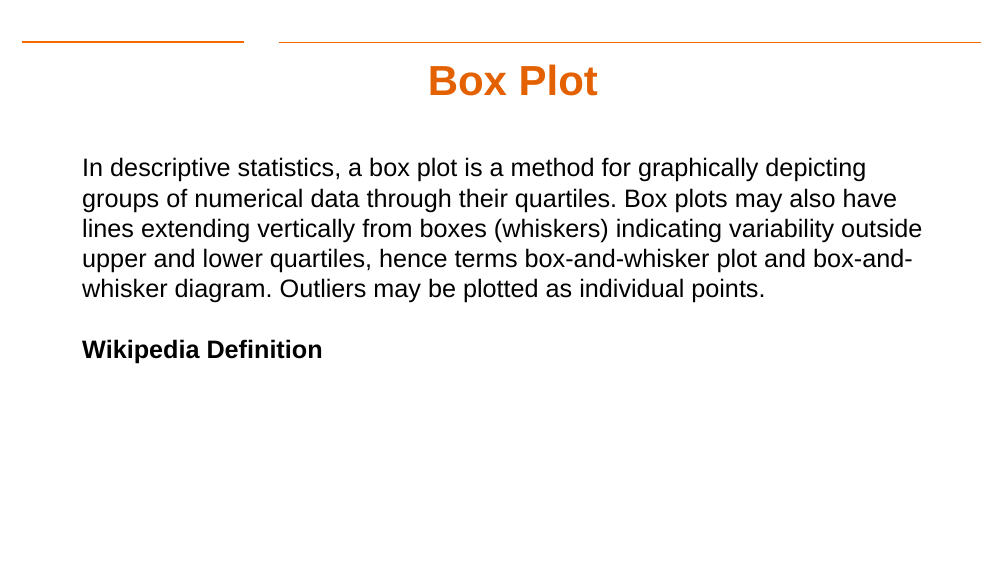
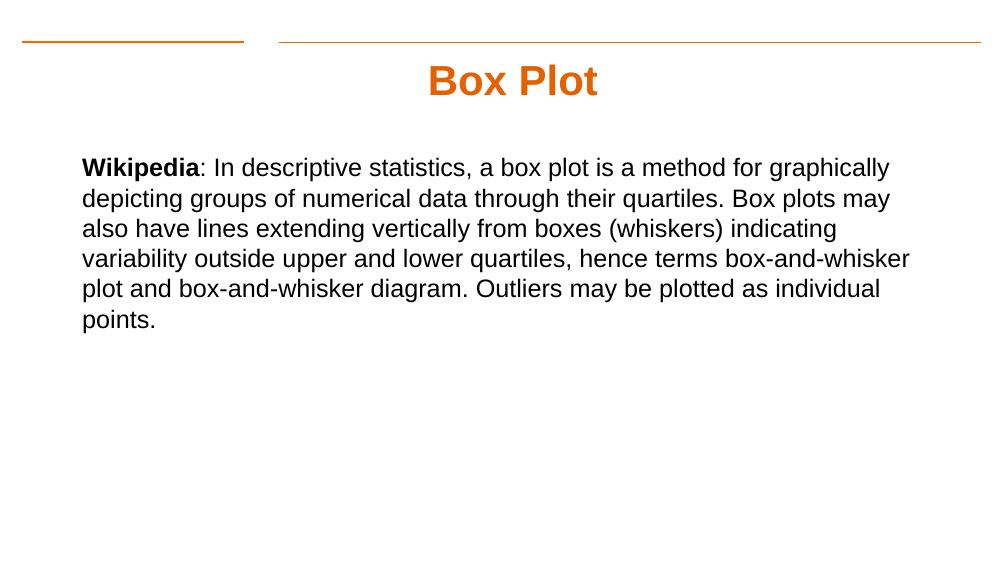
Before and after one commit to Dre1896/RIT-DSCI-633-FDS, a slide deck: slide 25 of Syllabus/Lecture14/Lec14.pptx (slide 24 before the commit). Drawn at 1008x567 pixels with LibreOffice and Linux fonts; fonts in the diff are those of the drawing; background and template pictures are left out. Boxes give left, top, right and bottom in pixels: in the first picture for what was removed or moved away, otherwise in the second. Text is boxed around its words. In the diff, an @@ line names an element or a change of style, - is before the commit and + after.

```diff
--- a/Syllabus/Lecture14/Lec14.pptx
+++ b/Syllabus/Lecture14/Lec14.pptx
@@ text at [82, 157, 910, 333]: text changed @@
-In descriptive statistics, a box plot is a method for graphically depicting groups of numerical data through their quartiles. Box plots may also have lines extending vertically from boxes (whiskers) indicating variability outside upper and lower quartiles, hence terms box-and-whisker plot and box-and-whisker diagram. Outliers may be plotted as individual points.
-Wikipedia Definition
+Wikipedia: In descriptive statistics, a box plot is a method for graphically depicting groups of numerical data through their quartiles. Box plots may also have lines extending vertically from boxes (whiskers) indicating variability outside upper and lower quartiles, hence terms box-and-whisker plot and box-and-whisker diagram. Outliers may be plotted as individual points.
```
Also in this commit, not shown: 12 other slides changed, 1 slide added.
